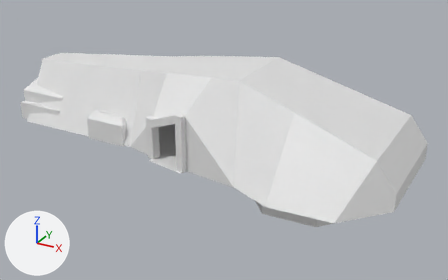
The FBX model Assets/Meshes/ChronoGreaser_Craft.fbx: old version first, new version second.
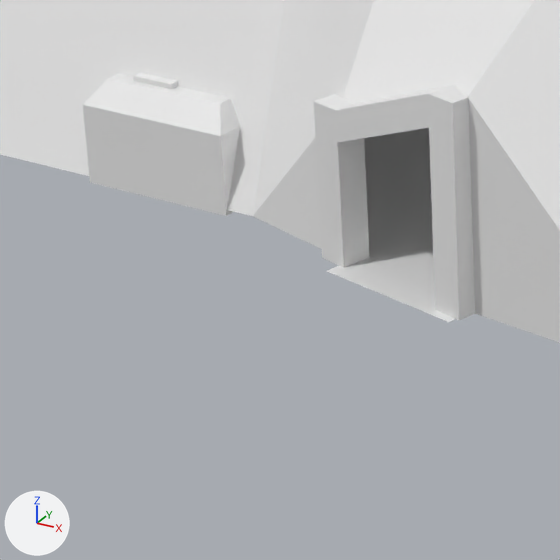
Each version is shown whole from a camera (50 mm lens) standing at (18.2, -30.8, 15.5) and looking at (1.3, 0.0, 0.1), then close up on the part from 15% to 46% of the width and 33% to 84% of the height. Lighting does not change. The marker at lower left points along +X, +Y and +Z. Where no turn or scale is listed for an object, it has been applied to the vertices. Vertices at the same position are counted once.

Before the edit, the objects in view are built like this:
```python
me_béziercurve_003 = bpy.data.meshes.new('BézierCurve.003')
me_béziercurve_003.from_pydata(...)  # 373 vertices, 350 faces; spans x -0.36..2.95, y -1.3..1.13, z -1.16..0.77
me_plane_007 = bpy.data.meshes.new('Plane.007')
me_plane_007.from_pydata(...)  # 32 vertices, 30 faces; spans x -1.58..1.45, y -0.87..0.39, z -1.0..2.3
me_plane_009 = bpy.data.meshes.new('Plane.009')
me_plane_009.from_pydata(...)  # 75 vertices, 68 faces; spans x -12.3..12.7, y -6.1..6.1, z -2.3..5.1
# before: 21 (-1.3, -3.9, 2.4), 22 (1.4, -4.6, 3.3) at pixel (467, 96), 23 (-1.2, -4.0, 0.0), 24 (1.3, -4.6, 0.0), 44 (-1.3, -4.4, 0.0) at pixel (326, 271)
# before: 45 (1.2, -5.0, 0.0) at pixel (448, 322)
ob_door_sensors = bpy.data.objects.new('Door_Sensors', me_plane_007)
ob_door_sensors.location = (0.0, -4.0, 1.0)
ob_surface = bpy.data.objects.new('Surface', me_plane_009)
ob_surface.location = (0.0, 0.0, 0.0)
ob_tachyoninjector = bpy.data.objects.new('TachyonInjector', me_béziercurve_003)
ob_tachyoninjector.location = (-6.83, -2.1, 1.06)
```
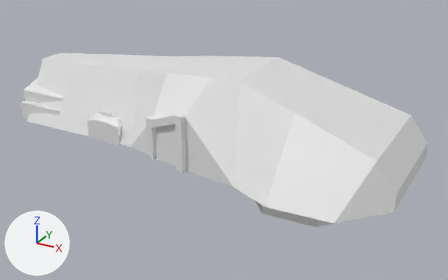
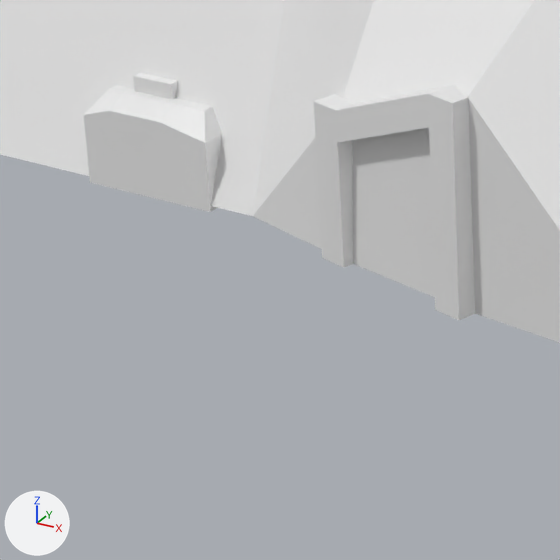
Boxes (x1, y1, x2, y2) around the edits, measured in the close-ups (560 x 560 px; the box of a moved part takes in the faces that stretch with it):
'TachyonInjector', reshaped
    before: (83, 73, 240, 216)
    after: (84, 73, 222, 212)
part 1 of me_plane_009, moved or reshaped
    before: (327, 264, 454, 322)
    after: (352, 128, 435, 297)
part 2 of me_béziercurve_003, built on
    before: (83, 74, 240, 216)
    after: (84, 78, 222, 212)

The change, as a diff of the scene's bpy script:
```diff
--- a/Assets/Meshes/ChronoGreaser_Craft.fbx.py
+++ b/Assets/Meshes/ChronoGreaser_Craft.fbx.py
@@ me_plane_009 @@
 me_plane_009.from_pydata(...)  # 75 vertices, 68 faces; spans x -12.3..12.7, y -6.1..6.1, z -2.3..5.1
 # used by ob_surface; location = (0.0, 0.0, 0.0)
 # verts and faces of me_plane_009; kept vertices keep their numbers, new ones are numbered from 75
+# me_plane_009 part 1
+delete_vertices([44, 45])  # with the faces that use them
+faces += [(21, 22, 24, 23)]
@@ me_béziercurve_003 @@
 # used by ob_tachyoninjector; location = (-6.83, -2.1, 1.06)
-me_béziercurve_003.from_pydata(...)  # 373 vertices, 350 faces; spans x -0.36..2.95, y -1.3..1.13, z -1.16..0.77
+me_béziercurve_003.from_pydata(...)  # 431 vertices, 395 faces; spans x -0.36..2.64, y -1.3..1.13, z -1.16..0.77
+# me_béziercurve_003 part 2
+# 12 vertices are removed from x 1.54..2.55, y -0.62..0.39, z -1.16..0.55
+# 29 faces are deleted
+# 14 vertices in x 0.49..1.78, y -0.94..0.24, z 0.55 move by (0.0, 0.0, -0.18)
+# 8 vertices in x 0.23..1.65, y -1.3..0.7, z 0.18..0.45 move by (0.0, 0.0, -0.17)
+# 3 vertices in x 1.78..2.0, y -0.37..0.42, z -1.16..0.18 move by (0.01, 0.0, 0.0)
+# 9 vertices move from x 1.78..2.95, y -1.3..0.42, z -1.16..0.55 to x 1.79..2.64, y -1.3..0.42, z -1.16..0.37
+# 52 vertices are added at x 1.45..2.55, y -0.72..0.39, z -1.16..0.37
+# 12 new vertices lie (0.0, 0.0, 0.13) away from vertices in x 1.59..2.54, y -0.57..0.38, z -0.98..-0.58
+# 6 new vertices lie (0.0, 0.0, 0.14) away from vertices in x 1.45..2.4, y -0.72..0.24, z -0.27
+# 74 new faces join them
```
